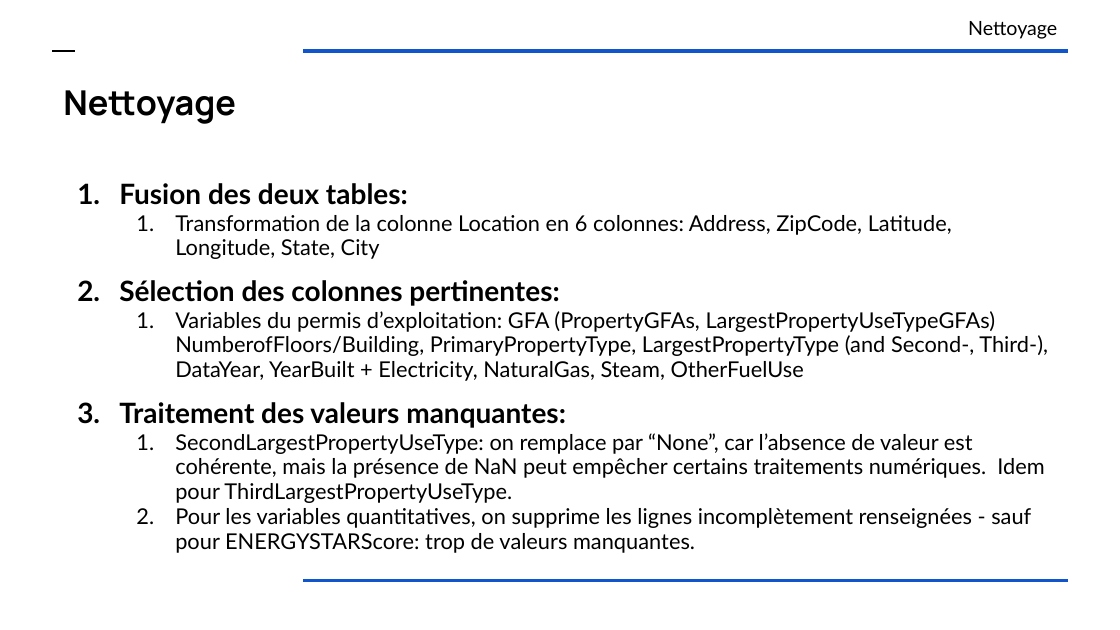
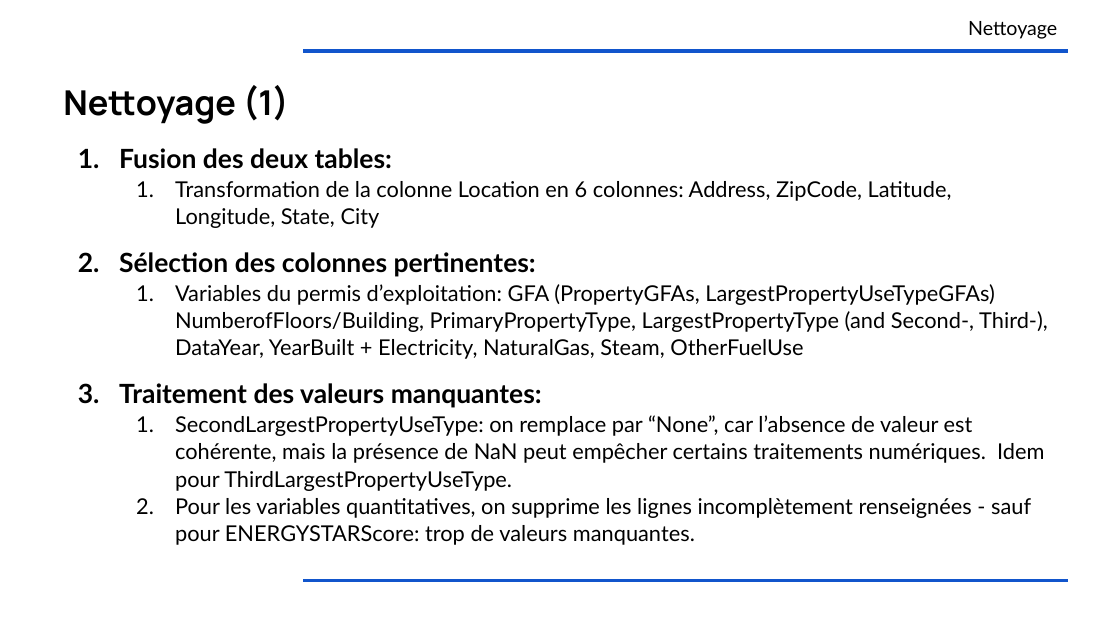
Before and after one commit to OlivierLegrand/P7, a slide deck: slide 5 of P4/anticipez la consommation électrique de bâtiments.pptx (slide 6 before the commit). Drawn at 1120x630 pixels with LibreOffice and Linux fonts; fonts in the diff are those of the drawing. Boxes give left, top, right and bottom in pixels: in the first picture for what was removed or moved away, otherwise in the second. Text is boxed around its words. In the diff, an @@ line names an element or a change of style, - is before the commit and + after.

```diff
--- a/P4/anticipez la consommation électrique de bâtiments.pptx
+++ b/P4/anticipez la consommation électrique de bâtiments.pptx
@@ line removed from (53, 50) to (75, 50) @@
@@ title at [63, 85, 289, 124]: text changed @@
-Nettoyage
+Nettoyage (1)
@@ text "Fusion des deux tables:": place and size @@
-text "Fusion des deux tables:" at [119, 183, 1048, 553]
+text "Fusion des deux tables:" at [119, 148, 1048, 545]
@@ text "Fusion des deux tables:" at [119, 148, 1048, 545]: size 18 to 17 pt in "Fusion des deux tables:", "Sélection des colonnes pertinentes:", "Traitement des valeurs manquantes:"; indent changed; line spacing 0.95 to 1.05; more space between paragraphs @@
```
Also in this commit, not shown: 24 other slides changed, 13 slides added, 9 slides removed, 3 other files.
